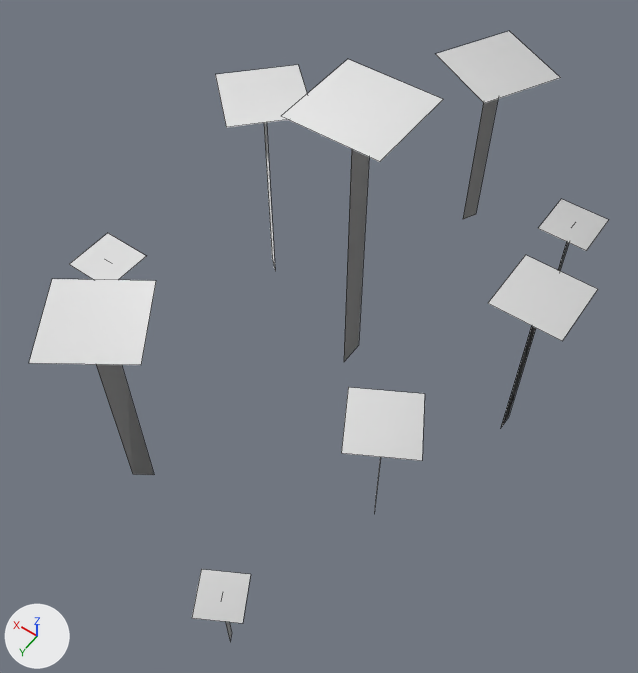
One commit to the OBJ model Assets/ART/Models/Foliage/PolyBrushShroomS.obj: the scene before it, then after it.
Rendered twice from a 50 mm camera at (-0.96, 1.52, 2.39) aimed at (-0.03, 0.23, 0.35). Lighting does not change. The marker at lower left points along +X, +Y and +Z. The older version comes first. Mesh edges are drawn as thin lines. Where no turn or scale is listed for an object, it has been applied to the vertices. Vertices at exactly the same position are counted once.

The first picture shows 'PolyBrushShroomS'.
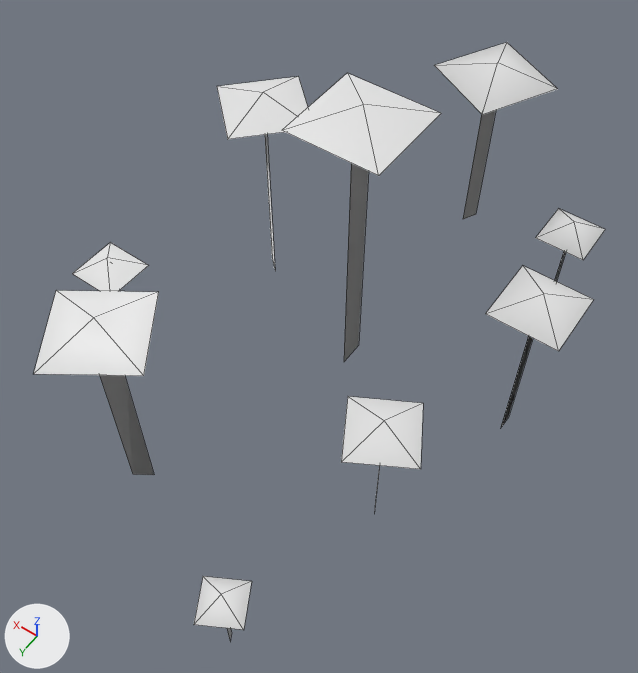
What changed in the scene script:
```text
Change me_polybrushshrooms:
    used by ob_polybrushshrooms; location = (0.0, 0.0, 0.0)
    verts and faces of me_polybrushshrooms; kept vertices keep their numbers, new ones are numbered from 72
    before: 0 (0.08, 0.78, 0.75) at pixel (141, 365), 1 (0.22, 0.57, 0.75) at pixel (156, 280), 2 (0.29, 0.93, 0.75) at pixel (28, 363), 3 (0.44, 0.72, 0.75) at pixel (52, 278)
    before: 56 (0.74, 0.3, 0.39) at pixel (107, 232), 57 (0.74, 0.47, 0.39) at pixel (69, 264), 58 (0.57, 0.3, 0.39) at pixel (146, 255), 59 (0.57, 0.47, 0.39)
    remove me_polybrushshrooms.from_pydata(...)  # 72 vertices, 18 faces; spans x -0.66..0.74, y -1.0..1.07, z 0.0..1.01
    add me_polybrushshrooms.from_pydata(...)  # 81 vertices, 45 faces; spans x -0.66..0.74, y -1.0..1.07, z 0.0..1.02
    me_polybrushshrooms part 1
    add delete_faces([(0, 1, 3, 2)])
    add for i in [*range(0, 4)]: verts[i] += (0.0, 0.0, -0.05)
    add verts[72] = (0.26, 0.75, 0.76)  # pixel (93, 317)
    add faces += [(2, 72, 3), (0, 1, 72), (1, 3, 72), (0, 72, 2)]
    me_polybrushshrooms part 2
    3 faces are deleted
    8 vertices in x -0.52..-0.19, y 0.3..1.07, z 0.29..0.47 move by (0.0, 0.0, -0.04)
    4 vertices in x -0.66..-0.45, y -0.16..0.05, z 0.62 move by (0.0, 0.0, -0.05)
    3 vertices are added at (-0.55, -0.06, 0.63), (-0.38, 0.43, 0.48), (-0.28, 0.98, 0.3)
    12 new faces join them
    me_polybrushshrooms part 3
    2 faces are deleted
    4 vertices in x 0.28..0.64, y -0.35..0.01, z 0.75 move by (0.0, 0.0, -0.05)
    4 vertices in x -0.14..0.14, y -0.14..0.14, z 1.01 move by (0.0, 0.0, -0.04)
    2 vertices are added at (0.46, -0.17, 0.76), (0.0, 0.0, 1.02)
    8 new faces join them
    me_polybrushshrooms part 4
    2 faces are deleted
    4 vertices in x -0.2..0.2, y -1.0..-0.61, z 0.68 move by (0.0, 0.0, -0.05)
    4 vertices in x -0.52..-0.36, y -0.67..-0.5, z 0.39 move by (0.0, 0.0, -0.04)
    2 vertices are added at (0.0, -0.8, 0.69), (-0.44, -0.59, 0.4)
    8 new faces join them
    me_polybrushshrooms part 5
    add delete_faces([(56, 57, 59, 58)])
    add for i in [*range(56, 60)]: verts[i] += (0.0, 0.0, -0.04)
    add verts[79] = (0.65, 0.39, 0.4)  # pixel (107, 257)
    add faces += [(58, 79, 59), (56, 57, 79), (57, 59, 79), (56, 79, 58)]
```

Changed parts and their boxes [x1, y1, x2, y2] in the pictures (638 x 673 px; the box of a moved part takes in the faces that stretch with it):
'PolyBrushShroomS', reshaped: before [29, 31, 608, 640]; after [34, 42, 605, 640]
part 1 of me_polybrushshrooms, cut back: before [29, 279, 156, 365]; after [34, 290, 159, 376]
part 2 of me_polybrushshrooms, moved or reshaped: before [192, 255, 598, 623]; after [194, 266, 594, 630]
part 3 of me_polybrushshrooms, moved or reshaped: before [216, 59, 443, 162]; after [217, 73, 441, 176]
part 4 of me_polybrushshrooms, moved or reshaped: before [436, 31, 608, 251]; after [434, 42, 605, 260]
part 5 of me_polybrushshrooms, cut back: before [70, 233, 146, 280]; after [72, 242, 149, 291]
